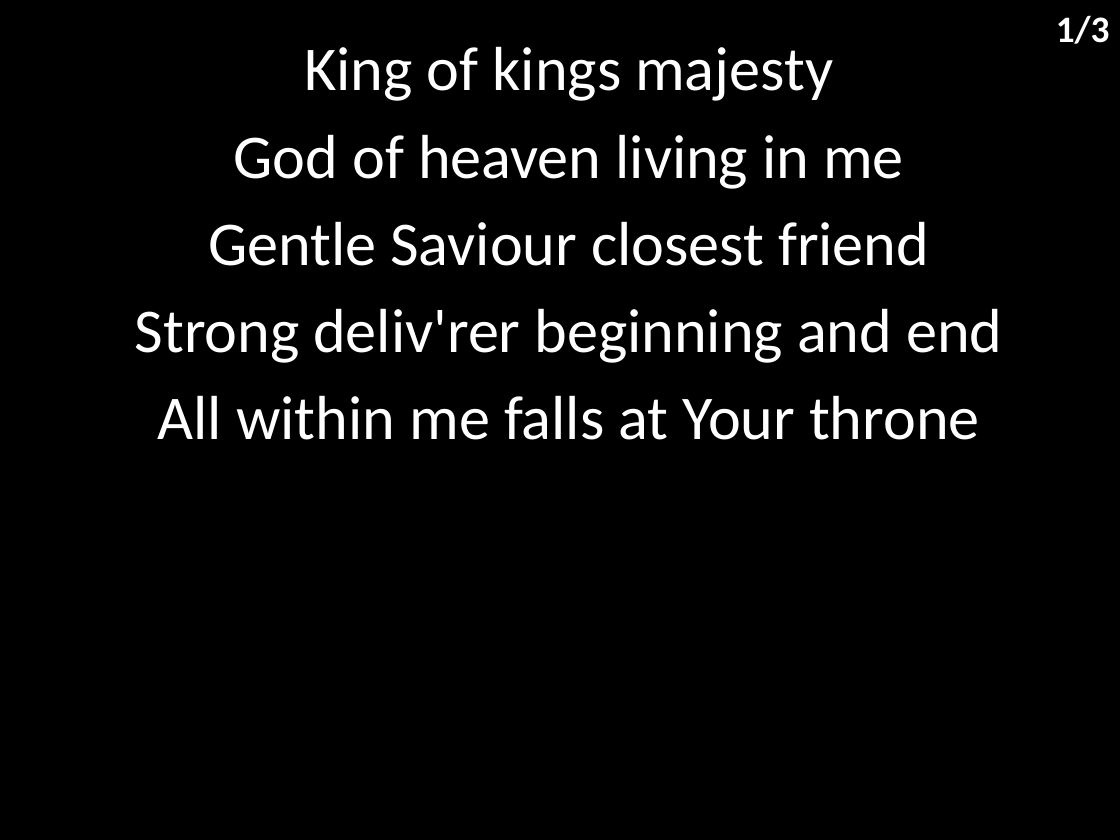
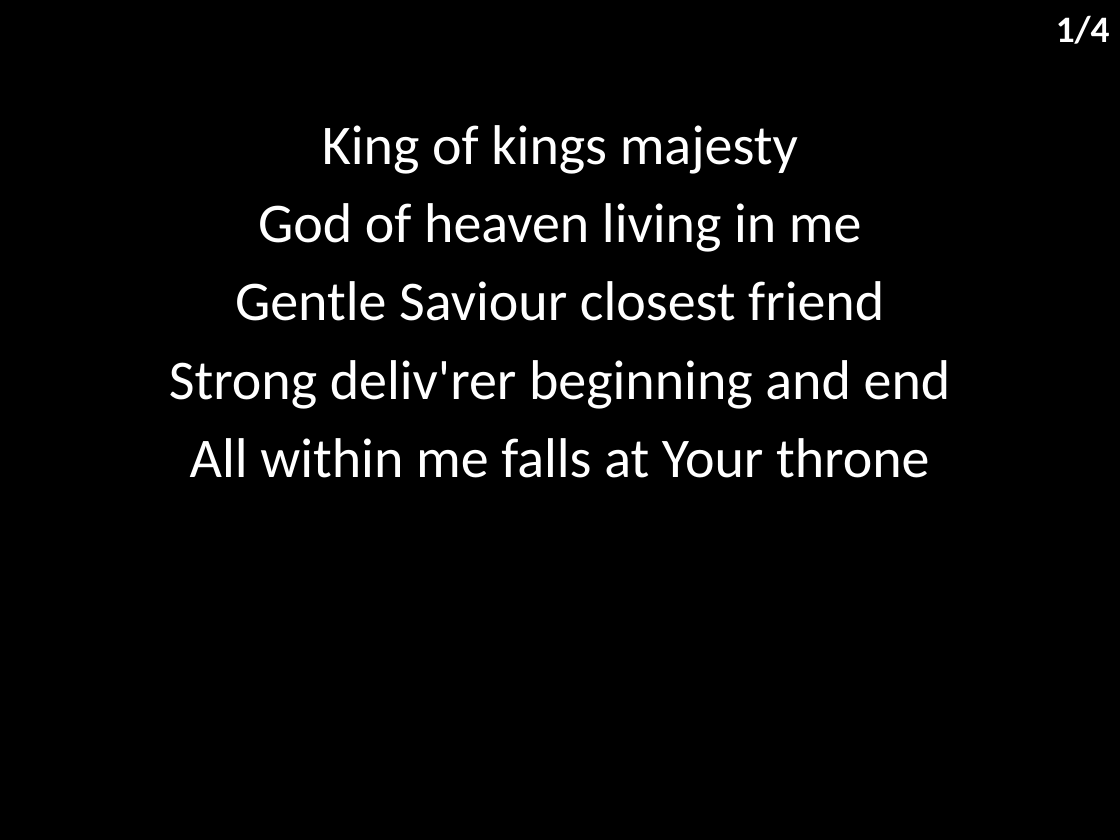
Before and after one commit to hoo-are-ya/worship, a slide deck: slide 2 of docs/songs/king of kings majesty.pptx. Drawn at 1120x840 pixels with LibreOffice and Linux fonts; fonts in the diff are those of the drawing. Boxes give left, top, right and bottom in pixels: in the first picture for what was removed or moved away, otherwise in the second. Text is boxed around its words. In the diff, an @@ line names an element or a change of style, - is before the commit and + after.

```diff
--- a/docs/songs/king of kings majesty.pptx
+++ b/docs/songs/king of kings majesty.pptx
@@ text at box(1056, 15, 1110, 44): text changed @@
-1/3
+1/4
@@ subtitle "King of kings majesty": place and size @@
-subtitle "King of kings majesty" at box(135, 46, 1002, 440)
+subtitle "King of kings majesty" at box(169, 125, 951, 478)
@@ subtitle "King of kings majesty" at box(169, 125, 951, 478): size 40 to 36 pt @@
```
Also in this commit, not shown: 2 other slides changed, 1 slide added, 4 other files.
